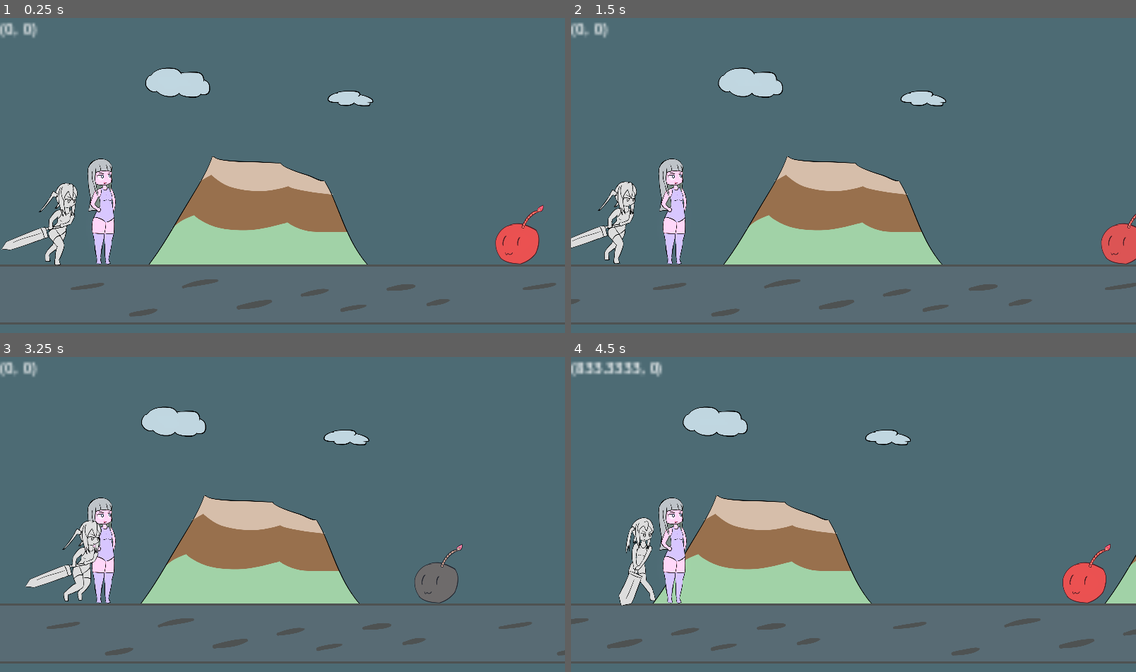
Above: before the commit, frames 1-4 (two rows, left to right).
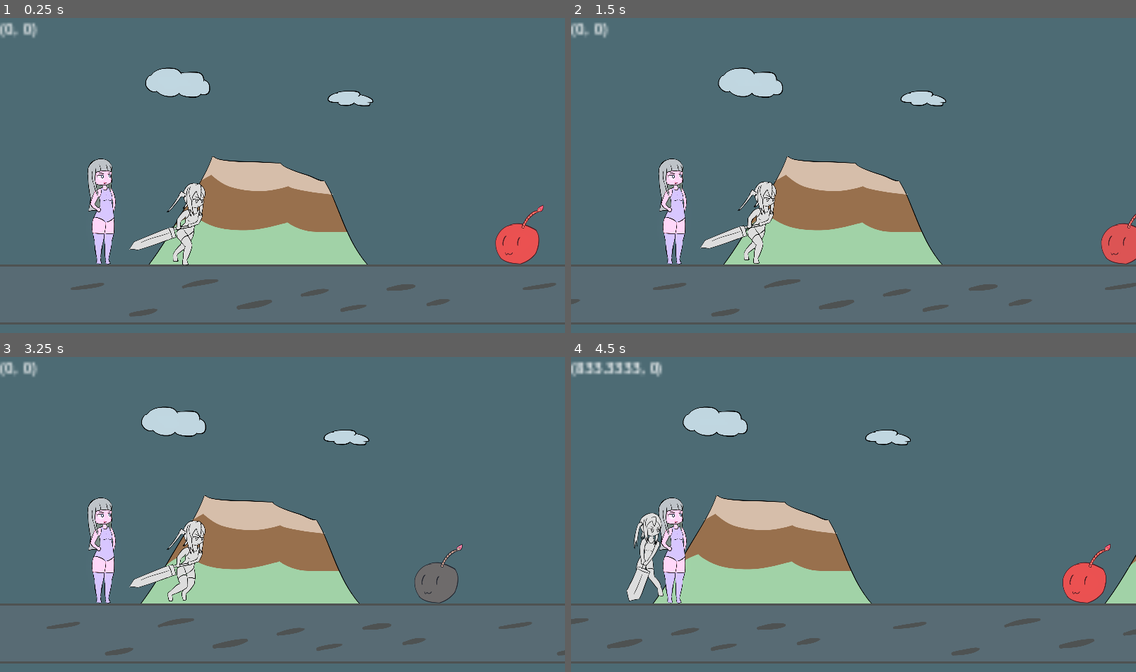
Above: after the commit, the same moments.

Repository: BeatMil/Animurun
Game: Godot game, scene res://Scenes/Forest.tscn
The game is run twice, just before and just after one commit, with the same random seed, the same clock (stepped at 60 frames per second) and the same inputs.
Inputs:
- Up to frame 1 (0.25 s): no input
- Up to frame 2 (1.5 s): hold D (move_right) 0.53-1.25 s; hold J (attack) 0.53-1.25 s; tap Space (jump) at 0.77 s; click "Restart" at 1.25 s
- Up to frame 3 (3.25 s): hold D (move_right) 2.03-2.75 s; tap K (block) at 2.1 s; tap Space (jump) at 2.27 s; click "Restart" at 2.75 s
- Up to frame 4 (4.5 s): hold A (move_left) 3.53-4.28 s; hold L (dodge) 3.53-4.28 s; hold D (move_right) from 4.28 s (still down); tap J (attack) at 4.35 s

The runs differ from the first frame. In frame 1, 2.2% of the frame differs, in the area x 0-37%, y 52-79%; in frame 2, 2.1%; in frame 3, 2.3%, in the area x 4-37%, y 51-78%; in frame 4, 1.1%.

Commit message:
Fix switch dodge to action collision bug
When switching from dodge to attack, chiichan also gain dodge collision
when attacking

Diff:
--- a/Scenes/Forest.tscn
+++ b/Scenes/Forest.tscn
@@ -204,12 +204,27 @@
 tracks/5/interp = 1
 tracks/5/loop_wrap = true
 tracks/5/keys = {
-"times": PackedFloat32Array(0.1666),
-"transitions": PackedFloat32Array(1),
+"times": PackedFloat32Array(0, 0.1666),
+"transitions": PackedFloat32Array(1, 1),
 "values": [{
+"args": [],
+"method": &"normal_collision"
+}, {
 "args": [],
 "method": &"spawn_hitbox01"
 }]
+}
+tracks/6/type = "value"
+tracks/6/imported = false
+tracks/6/enabled = true
+tracks/6/path = NodePath("ChiichanPos/ChiichanRun:modulate")
+tracks/6/interp = 1
+tracks/6/loop_wrap = true
+tracks/6/keys = {
+"times": PackedFloat32Array(0),
+"transitions": PackedFloat32Array(1),
+"update": 0,
+"values": [Color(1, 1, 1, 1)]
 }
 
 [sub_resource type="Animation" id="Animation_tft38"]
@@ -278,9 +293,12 @@
 tracks/4/interp = 1
 tracks/4/loop_wrap = true
 tracks/4/keys = {
-"times": PackedFloat32Array(0.166667),
-"transitions": PackedFloat32Array(1),
+"times": PackedFloat32Array(0, 0.166667),
+"transitions": PackedFloat32Array(1, 1),
 "values": [{
+"args": [],
+"method": &"normal_collision"
+}, {
 "args": [],
 "method": &"spawn_hitbox01"
 }]
@@ -296,6 +314,18 @@
 "transitions": PackedFloat32Array(1, 1, 1, 1),
 "update": 0,
 "values": [Vector2(0, 0), Vector2(30, -43), Vector2(10, -43), Vector2(0, 0)]
+}
+tracks/6/type = "value"
+tracks/6/imported = false
+tracks/6/enabled = true
+tracks/6/path = NodePath("ChiichanPos/ChiichanRun:modulate")
+tracks/6/interp = 1
+tracks/6/loop_wrap = true
+tracks/6/keys = {
+"times": PackedFloat32Array(0),
+"transitions": PackedFloat32Array(1),
+"update": 0,
+"values": [Color(1, 1, 1, 1)]
 }
 
 [sub_resource type="Animation" id="Animation_bucmy"]
@@ -364,6 +394,32 @@
 "transitions": PackedFloat32Array(0.5, 1, 0.5, 0.5),
 "update": 0,
 "values": [Vector2(72, 37), Vector2(72, 7), Vector2(72, 0), Vector2(72, 37)]
+}
+tracks/5/type = "value"
+tracks/5/imported = false
+tracks/5/enabled = true
+tracks/5/path = NodePath("ChiichanPos/ChiichanRun:modulate")
+tracks/5/interp = 1
+tracks/5/loop_wrap = true
+tracks/5/keys = {
+"times": PackedFloat32Array(0),
+"transitions": PackedFloat32Array(1),
+"update": 0,
+"values": [Color(1, 1, 1, 1)]
+}
+tracks/6/type = "method"
+tracks/6/imported = false
+tracks/6/enabled = true
+tracks/6/path = NodePath(".")
+tracks/6/interp = 1
+tracks/6/loop_wrap = true
+tracks/6/keys = {
+"times": PackedFloat32Array(0),
+"transitions": PackedFloat32Array(1),
+"values": [{
+"args": [],
+"method": &"normal_collision"
+}]
 }
 
 [sub_resource type="Animation" id="Animation_gbugi"]
@@ -1270,7 +1326,6 @@
 
 [node name="AnimationPlayer2" type="AnimationPlayer" parent="Chiichan"]
 root_node = NodePath("../AnimationPlayer")
-autoplay = "intro"
 libraries = {
 "": SubResource("AnimationLibrary_svweh")
 }
